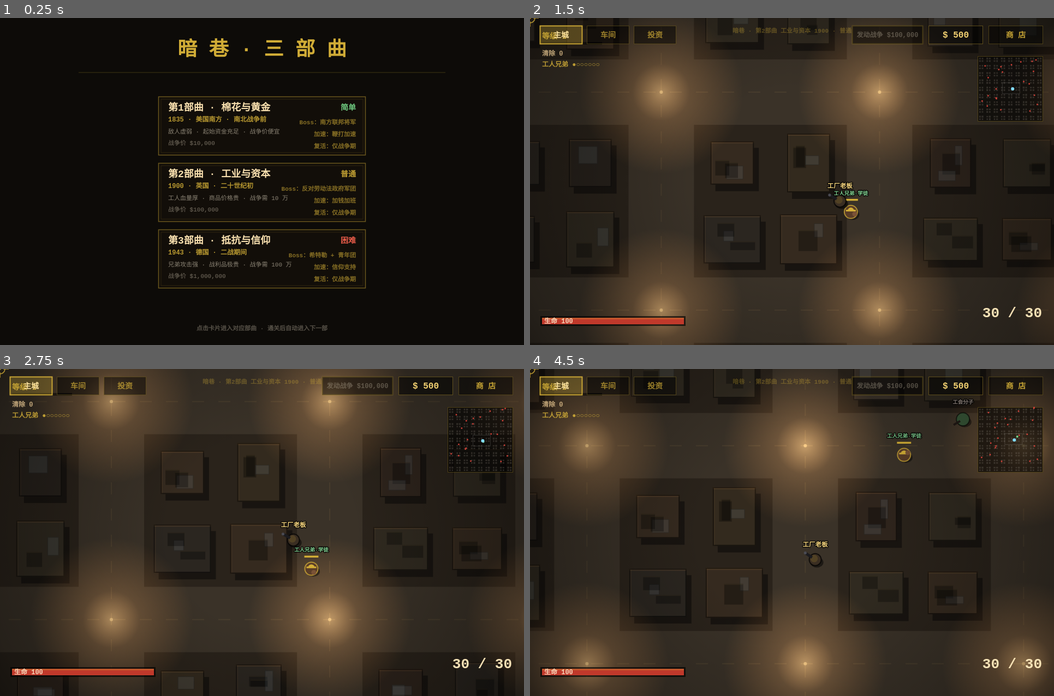
Above: before the commit, frames 1-4 (two rows, left to right).
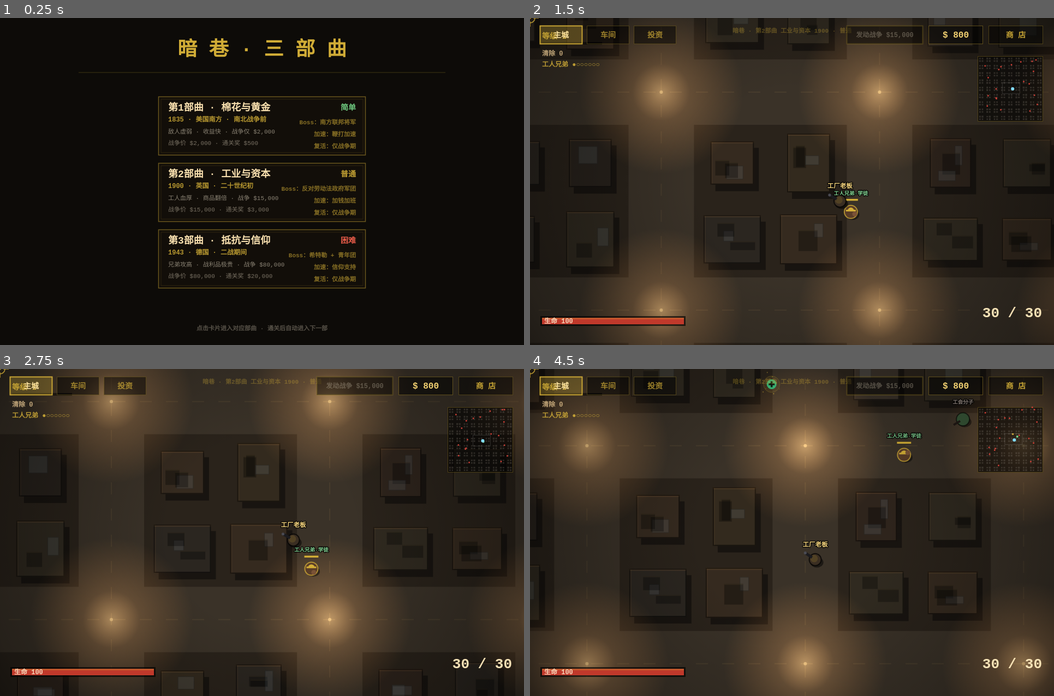
Above: after the commit, the same moments.

Repository: Hayes314/bad-bad-game
Game: browser game, page index.html
Same seed, same stepped clock (60 frames per second), same inputs: the game is played once before the commit and once after it.
Inputs (mouse positions are in pixels of both pictures, inside the frame that each line leads up to):
- Up to frame 1 (0.25 s): no input
- Up to frame 2 (1.5 s): click (792, 181) at 0.27 s; hold Right from 1.03 s (still down); tap X at 1.1 s
- Up to frame 3 (2.75 s): release Right at 1.53 s; hold Down 1.58-1.85 s; tap X at 1.6, 2.1, 2.6 s; hold Left 1.9-2.47 s; hold Up from 2.52 s (still down)
- Up to frame 4 (4.5 s): release Up at 2.82 s; hold Right 2.87-3.53 s; tap X at 3.1, 3.6, 4.1 s; hold Up 3.58-3.82 s; hold Left 3.87-4.3 s; hold Down from 4.35 s (still down)

The runs differ from the first frame. In frame 1, 0.7% of the frame differs, in the area x 35-56%, y 33-80%; in frame 2, 0.1%; in frame 3, 0.2%; in frame 4, 0.3%.

Commit message:
Refactor game mechanics and balance parameters
Adjusted various game parameters including transport time, node respawn rates, and enemy configurations. Updated ally attributes and modified the war system to include rollback functionality.

Diff:
--- a/index.html
+++ b/index.html
@@ -50,11 +50,16 @@
 
 const FARM_MAP_W = 1600, FARM_MAP_H = 1200;
 const SUBMAP_CENTER_X = FARM_MAP_W / 2, SUBMAP_CENTER_Y = FARM_MAP_H / 2;
-const TRANSPORT_TIME = 10, NODE_RESPAWN = 5;
+const TRANSPORT_TIME = 5;
+const NODE_COUNT = 20;
+const NODE_AMOUNT = 5;
+const NODE_RESPAWN = 4;
+const OFFLINE_RATE = 0.5;
 const WORKER_MAX_HP = 100;
 
 const CHAPTER_ORDER = ['south1835', 'britain', 'germany'];
 
+/* ================= 三部曲数据 ================= */
 const MODES = {
   south1835: {
     id: 'south1835', chapter: 1, difficulty: '简单',
@@ -62,11 +67,12 @@
     playerName: '老大', allyLabel: '黑人兄弟',
     allyNames: ['黑人兄弟·棉花田','黑人兄弟·铁匠','黑人兄弟·逃亡者','黑人兄弟·自由人','黑人兄弟·猎人','黑人兄弟·木匠','黑人兄弟·牧人'],
     diffMul: { hp: 0.7, dmg: 0.7 },
-    killMoney: { normal: 5, elite: 20 },
-    allyConfig: { maxHp: 90, atk: 16, speed: 280 },
+    killMoney: { normal: 10, elite: 40 },
+    allyConfig: { maxHp: 100, atk: 18, speed: 280 },
     allyPrice: 15,
-    warPrice: 10000,
-    startMoney: 100,
+    warPrice: 2000,
+    warReward: 500,
+    startMoney: 300,
     workerCollectTime: 1.0,
     enemyTemplates: [
       { id:'slavecatcher', name:'奴隶捕手', color:'#4a3a2e', hp:30, speed:[100,150], fire:[0.9,1.8], dmg:8, range:600 },
@@ -76,17 +82,17 @@
       { id:'gambler', name:'赌徒', color:'#5a2a4a', hp:25, speed:[160,220], fire:[1.0,1.8], dmg:6, range:480 }
     ],
     subMaps: {
-      farm: { name:'棉花农场', shortName:'农场', resourceName:'棉花', price:8, mapColor:'#22301e', nodeType:'farm' },
-      mine: { name:'金矿矿洞', shortName:'矿洞', resourceName:'金矿', price:15, mapColor:'#1c1c22', nodeType:'mine' }
+      farm: { name:'棉花农场', shortName:'农场', resourceName:'棉花', price:15, mapColor:'#22301e', nodeType:'farm' },
+      mine: { name:'金矿矿洞', shortName:'矿洞', resourceName:'金矿', price:30, mapColor:'#1c1c22', nodeType:'mine' }
     },
-    boost: { type:'whip', name:'鞭打加速', boostPerStack:0.20, maxStacks:5, duration:10, hpCost:10, cost:0, cooldown:0, color:[200,40,20] },
+    boost: { type:'whip', name:'鞭打加速', boostPerStack:0.25, maxStacks:5, duration:12, hpCost:8, cost:0, cooldown:0, color:[200,40,20] },
     boss: {
       name: '南方联邦将军',
       units: [
-        { name:'南方联邦将军', hp:3000, speed:80, dmg:20, range:700, color:'#8b1a1a', r:22, isMainBoss:true, count:1 }
+        { name:'南方联邦将军', hp:2500, speed:80, dmg:18, range:700, color:'#8b1a1a', r:22, isMainBoss:true, count:1 }
       ]
     },
-    feature: '敌人虚弱 · 起始资金充足 · 战争价便宜'
+    feature: '敌人虚弱 · 收益快 · 战争仅 $2,000'
   },
   britain: {
     id: 'britain', chapter: 2, difficulty: '普通',
@@ -94,11 +100,12 @@
     playerName: '工厂老板', allyLabel: '工人兄弟',
     allyNames: ['工人兄弟·纺织工','工人兄弟·机械师','工人兄弟·矿工','工人兄弟·码头工','工人兄弟·铁路工','工人兄弟·学徒','工人兄弟·工头'],
     diffMul: { hp: 1.0, dmg: 1.0 },
-    killMoney: { normal: 8, elite: 30 },
-    allyConfig: { maxHp: 120, atk: 14, speed: 260 },
-    allyPrice: 50,
-    warPrice: 100000,
-    startMoney: 500,
+    killMoney: { normal: 20, elite: 80 },
+    allyConfig: { maxHp: 140, atk: 16, speed: 260 },
+    allyPrice: 60,
+    warPrice: 15000,
+    warReward: 3000,
+    startMoney: 800,
     workerCollectTime: 0.9,
     enemyTemplates: [
       { id:'striker', name:'罢工者', color:'#5a2a2a', hp:35, speed:[90,140], fire:[1.0,1.8], dmg:8, range:600 },
@@ -108,17 +115,17 @@
       { id:'thug', name:'街头暴徒', color:'#5a3a2a', hp:30, speed:[150,200], fire:[0.8,1.5], dmg:6, range:480 }
     ],
     subMaps: {
-      farm: { name:'工厂车间', shortName:'车间', resourceName:'布匹', price:30, mapColor:'#2a2620', nodeType:'farm' },
-      mine: { name:'投资基地', shortName:'投资', resourceName:'股息', price:60, mapColor:'#1c1c22', nodeType:'mine' }
+      farm: { name:'工厂车间', shortName:'车间', resourceName:'布匹', price:40, mapColor:'#2a2620', nodeType:'farm' },
+      mine: { name:'投资基地', shortName:'投资', resourceName:'股息', price:100, mapColor:'#1c1c22', nodeType:'mine' }
     },
     boost: { type:'money', name:'加钱加班', boostPerStack:0.20, maxStacks:5, duration:10, hpCost:0, cost:50, cooldown:0, color:[212,175,55] },
     boss: {
       name: '反对劳动法政府军团',
       units: [
-        { name:'政府军', hp:150, speed:100, dmg:12, range:600, color:'#2a3a5a', r:13, isMainBoss:false, count:60 }
+        { name:'政府军', hp:100, speed:100, dmg:11, range:600, color:'#2a3a5a', r:13, isMainBoss:false, count:60 }
       ]
     },
-    feature: '工人血量厚 · 商品价格贵 · 战争需 10 万'
+    feature: '工人血厚 · 商品翻倍 · 战争 $15,000'
   },
   germany: {
     id: 'germany', chapter: 3, difficulty: '困难',
@@ -126,11 +133,12 @@
     playerName: 'USSR 卧底', allyLabel: '反纳粹兄弟',
     allyNames: ['反纳粹兄弟·裁缝','反纳粹兄弟·铁匠','反纳粹兄弟·教师','反纳粹兄弟·印刷工','反纳粹兄弟·医生','反纳粹兄弟·面包师','反纳粹兄弟·学生'],
     diffMul: { hp: 1.4, dmg: 1.4 },
-    killMoney: { normal: 10, elite: 40 },
-    allyConfig: { maxHp: 110, atk: 20, speed: 300 },
-    allyPrice: 30,
-    warPrice: 1000000,
-    startMoney: 1000,
+    killMoney: { normal: 35, elite: 150 },
+    allyConfig: { maxHp: 120, atk: 22, speed: 300 },
+    allyPrice: 40,
+    warPrice: 80000,
+    warReward: 20000,
+    startMoney: 1500,
     workerCollectTime: 0.7,
     enemyTemplates: [
       { id:'ss', name:'党卫军', color:'#1a1a1a', hp:55, speed:[80,120], fire:[1.0,1.9], dmg:10, range:620 },
@@ -140,18 +148,18 @@
       { id:'officer', name:'纳粹军官', color:'#1a1a2a', hp:70, speed:[60,90], fire:[1.3,2.2], dmg:12, range:660 }
     ],
     subMaps: {
-      farm: { name:'战场捡遗物', shortName:'战场', resourceName:'遗物', price:150, mapColor:'#2a2418', nodeType:'farm' },
-      mine: { name:'偷纳粹金库', shortName:'金库', resourceName:'黄金', price:300, mapColor:'#1a1610', nodeType:'mine' }
+      farm: { name:'战场捡遗物', shortName:'战场', resourceName:'遗物', price:200, mapColor:'#2a2418', nodeType:'farm' },
+      mine: { name:'偷纳粹金库', shortName:'金库', resourceName:'黄金', price:500, mapColor:'#1a1610', nodeType:'mine' }
     },
-    boost: { type:'faith', name:'信仰支持', boostPerStack:0.25, maxStacks:4, duration:8, hpCost:0, cost:0, cooldown:2, color:[200,100,60] },
+    boost: { type:'faith', name:'信仰支持', boostPerStack:0.30, maxStacks:4, duration:10, hpCost:0, cost:0, cooldown:1.5, color:[200,100,60] },
     boss: {
       name: '希特勒 + 青年团',
       units: [
-        { name:'希特勒', hp:5000, speed:70, dmg:25, range:700, color:'#1a1a1a', r:24, isMainBoss:true, count:1 },
-        { name:'青年团', hp:80, speed:140, dmg:8, range:480, color:'#5a3a2a', r:11, isMainBoss:false, count:70, speedBoost:0.4 }
+        { name:'希特勒', hp:4000, speed:70, dmg:22, range:700, color:'#1a1a1a', r:24, isMainBoss:true, count:1 },
+        { name:'青年团', hp:60, speed:160, dmg:7, range:480, color:'#5a3a2a', r:11, isMainBoss:false, count:70, speedBoost:0.4 }
       ]
     },
-    feature: '兄弟攻击强 · 战利品极贵 · 战争需 100 万'
+    feature: '兄弟攻高 · 战利品极贵 · 战争 $80,000'
   }
 };
 
@@ -172,6 +180,7 @@
 let warBosses = [];
 let reviveQueue = [];
 let maxAlliesWar = 120;
+let warSnapshot = null;
 
 const STICK_RADIUS = Math.min(64, Math.min(window.innerWidth, window.innerHeight) * 0.14);
 const moveStick = { active:false, id:null, baseX:0, baseY:0, curX:0, curY:0, dx:0, dy:0 };
@@ -182,18 +191,18 @@
 let enemies = [], bullets = [], particles = [], pickups = [], allies = [];
 let cam = { x:0, y:0 };
 let shake = 0, kills = 0, gameOver = false, hitFlash = 0, time = 0, last = 0;
-let respawnTimer = 0, combo = 0, comboTimer = 0, supplyTimer = 6;
+let respawnTimer = 0, combo = 0, comboTimer = 0, supplyTimer = 4;
 let autoTarget = null, autoTargetTimer = 0;
-let level = 1, xp = 0, xpNext = 8, upgradeUI = null, pausedForUpgrade = false;
+let level = 1, xp = 0, xpNext = 6, upgradeUI = null, pausedForUpgrade = false;
 
 const upgradePool = [
   { id:'dmg', name:'淬火铅弹', desc:'子弹伤害 +15%', apply:()=>player.bulletDmg*=1.15 },
   { id:'firerate', name:'快枪手', desc:'射速 +12%', apply:()=>player.fireRate*=0.88 },
-  { id:'magsize', name:'扩容弹袋', desc:'弹药容量 +6', apply:()=>{player.mag+=6;player.ammo=player.mag;} },
+  { id:'magsize', name:'扩容弹袋', desc:'弹药容量 +10', apply:()=>{player.mag+=10;player.ammo=player.mag;} },
   { id:'reload', name:'快速装填', desc:'装填速度 +20%', apply:()=>player.reloadTime*=0.8 },
-  { id:'speed', name:'轻快步履', desc:'移动速度 +10%', apply:()=>player.moveSpeed*=1.1 },
-  { id:'dashcd', name:'田野身法', desc:'冲刺冷却 -18%', apply:()=>player.dashMaxCd*=0.82 },
-  { id:'maxhp', name:'坚韧体魄', desc:'最大生命 +20', apply:()=>{player.maxHp+=20;player.hp+=20;} },
+  { id:'speed', name:'轻快步履', desc:'移动速度 +12%', apply:()=>player.moveSpeed*=1.12 },
+  { id:'dashcd', name:'田野身法', desc:'冲刺冷却 -20%', apply:()=>player.dashMaxCd*=0.8 },
+  { id:'maxhp', name:'坚韧体魄', desc:'最大生命 +30', apply:()=>{player.maxHp+=30;player.hp+=30;} },
   { id:'pickup', name:'拾荒手套', desc:'拾取范围 +40%', apply:()=>player.pickupRange*=1.4 },
   { id:'drone', name:'猎犬', desc:'获得一只猎犬', apply:()=>addDrone() },
   { id:'pierce', name:'穿甲弹', desc:'子弹可穿透 1 个敌人', apply:()=>player.pierce+=1 },
@@ -217,7 +226,7 @@
     speed: cfg.speed, angle:0,
     atk: cfg.atk,
     attackCd:0, hurt:0, dead:false, name: pick(mode.allyNames),
-    punchT:0, revivable: warActive, reviving: false
+    punchT:0, revivable: warActive
   };
 }
 
@@ -458,11 +467,11 @@
 
 function initSubMap(mapState, type) {
   mapState.nodes = [];
-  for (let i=0;i<16;i++) {
+  for (let i=0;i<NODE_COUNT;i++) {
     let x, y, tries = 0;
     do { x = rand(160, FARM_MAP_W-160); y = rand(160, FARM_MAP_H-160); tries++; }
     while (tries < 30 && dist(x,y,SUBMAP_CENTER_X,SUBMAP_CENTER_Y) < 180);
-    mapState.nodes.push({ x, y, r:16, amount:3, respawnTimer:0, type });
+    mapState.nodes.push({ x, y, r:16, amount:NODE_AMOUNT, respawnTimer:0, type });
   }
   mapState.lastUpdate = performance.now();
 }
@@ -540,7 +549,7 @@
   for (const a of mapState.allies) {
     a.bob += dt*6;
     if (a.hurtT > 0) a.hurtT -= dt;
-    if (a.hp < a.maxHp) a.hp = Math.min(a.maxHp, a.hp + 3*dt);
+    if (a.hp < a.maxHp) a.hp = Math.min(a.maxHp, a.hp + 4*dt);
 
     if (a.state === 'idle') {
       let nearest = null, nd = Infinity;
@@ -556,7 +565,7 @@
       if (d < a.r + a.targetNode.r + 4) { a.state = 'collecting'; a.collectTimer = collectTime; }
       else {
         const ang = Math.atan2(a.targetNode.y-a.y, a.targetNode.x-a.x);
-        const spd = 130*speedMult;
+        const spd = 150*speedMult;
         a.x += Math.cos(ang)*spd*dt; a.y += Math.sin(ang)*spd*dt; a.angle = ang;
       }
     } else if (a.state === 'collecting') {
@@ -580,7 +589,7 @@
   }
 
   for (const n of mapState.nodes) {
-    if (n.amount <= 0) { n.respawnTimer -= dt; if (n.respawnTimer <= 0) n.amount = 3; }
+    if (n.amount <= 0) { n.respawnTimer -= dt; if (n.respawnTimer <= 0) n.amount = NODE_AMOUNT; }
   }
 }
 
@@ -588,10 +597,10 @@
   const now = performance.now();
   const elapsed = (now - mapState.lastUpdate) / 1000;
   if (elapsed > 0.05) {
-    mapState.warehouse += mapState.allies.length * 0.30 * elapsed;
+    mapState.warehouse += mapState.allies.length * OFFLINE_RATE * elapsed;
     mapState.boostStacks = 0; mapState.boostTimer = 0; mapState.boostCooldown = 0;
     for (const n of mapState.nodes) {
-      if (n.amount <= 0) { n.respawnTimer -= elapsed; if (n.respawnTimer <= 0) n.amount = 3; }
+      if (n.amount <= 0) { n.respawnTimer -= elapsed; if (n.respawnTimer <= 0) n.amount = NODE_AMOUNT; }
     }
   }
   mapState.lastUpdate = now;
@@ -637,6 +646,21 @@
 /* ================= 发动战争 ================= */
 function startWar() {
   if (warActive || money < mode.warPrice || gameOver) return;
+
+  // 快照关键数据，用于战争失败时回滚
+  warSnapshot = {
+    money: money - mode.warPrice,
+    level, xp, xpNext,
+    playerHp: player.hp, playerMaxHp: player.maxHp,
+    playerDmg: player.bulletDmg, playerFireRate: player.fireRate,
+    playerMag: player.mag, playerMoveSpeed: player.moveSpeed,
+    playerDashCd: player.dashMaxCd, playerPierce: player.pierce,
+    droneCount: player.drones.length,
+    allyCount: allies.length,
+    farmAllies: farm.allies.length, mineAllies: mine.allies.length,
+    farmWarehouse: farm.warehouse, mineWarehouse: mine.warehouse
+  };
+
   money -= mode.warPrice;
 
   const farmCount = farm.allies.length;
@@ -709,7 +733,7 @@
   }
 }
 
-/* ================= 复活系统（只在战争中生效） ================= */
+/* ================= 复活系统（仅战争期） ================= */
 function queueRevive(deadEntity) {
   if (!warActive) return;
   reviveQueue.push({
@@ -736,6 +760,48 @@
   }
 }
 
+/* ================= 战争失败回滚 ================= */
+function rollbackWar() {
+  if (!warSnapshot) return;
+  money = warSnapshot.money;
+  level = warSnapshot.level;
+  xp = warSnapshot.xp;
+  xpNext = warSnapshot.xpNext;
+  player.hp = warSnapshot.playerHp;
+  player.maxHp = warSnapshot.playerMaxHp;
+  player.bulletDmg = warSnapshot.playerDmg;
+  player.fireRate = warSnapshot.playerFireRate;
+  player.mag = warSnapshot.playerMag;
+  player.ammo = player.mag;
+  player.moveSpeed = warSnapshot.playerMoveSpeed;
+  player.dashMaxCd = warSnapshot.playerDashCd;
+  player.pierce = warSnapshot.playerPierce;
+  player.drones = [];
+  for (let i=0;i<warSnapshot.droneCount;i++) addDrone();
+
+  allies = [];
+  for (let i=0;i<Math.min(warSnapshot.allyCount, MAX_ALLIES);i++) addAlly();
+  for (let i=0;i<warSnapshot.farmAllies;i++) farm.allies.push(makeWorker());
+  for (let i=0;i<warSnapshot.mineAllies;i++) mine.allies.push(makeWorker());
+  farm.warehouse = warSnapshot.farmWarehouse;
+  mine.warehouse = warSnapshot.mineWarehouse;
+
+  warActive = false;
+  warCleared = false;
+  warClearTimer = 0;
+  warBosses = [];
+  reviveQueue = [];
+  warSnapshot = null;
+  gameOver = false;
+  pausedForUpgrade = false;
+  upgradeUI = null;
+
+  enemies = [];
+  bullets = [];
+  respawnTimer = 0;
+  for (let i=0;i<20;i++) spawnEnemy();
+}
+
 /* ================= 通关检测 ================= */
 function checkWarClear() {
   if (!warActive || warCleared) return;
@@ -743,6 +809,7 @@
     warCleared = true;
     warClearTimer = 3.0;
     shake = 20;
+    money += mode.warReward;
     for (let i=0;i<80;i++) {
       spawnParticle(player.x+rand(-100,100), player.y+rand(-100,100),
         rand(0,Math.PI*2), rand(100,500), i%3?'212,175,55':'255,240,180', rand(0.5,1.2), rand(2,5));
@@ -867,7 +934,9 @@
 
   if (gameOver && currentMap === 'city') {
     if (warActive) {
-      if (x > W/2-150 && x < W/2+150 && y > H/2+80 && y < H/2+130) init();
+      if (x > W/2-150 && x < W/2+150 && y > H/2+80 && y < H/2+130) {
+        rollbackWar();
+      }
     } else {
       if (x > W/2-130 && x < W/2+130 && y > H/2+40 && y < H/2+120) init();
     }
@@ -943,9 +1012,9 @@
     if (pointInBuilding(x, y)) continue;
     if (dist(x,y,player.x,player.y) < 780) continue;
     let e = makeEnemy(x, y);
-    if (level >= 30 && Math.random() < 0.08) {
+    if (level >= 20 && Math.random() < 0.10) {
       e.isElite = true;
-      e.hp *= rand(5,7); e.maxHp = e.hp; e.speed *= 1.3; e.r = 16;
+      e.hp *= rand(4,6); e.maxHp = e.hp; e.speed *= 1.3; e.r = 16;
     }
     enemies.push(e);
     return;
@@ -1018,10 +1087,8 @@
     kills++; combo++; comboTimer = 2.2;
     shake = Math.max(shake, e.isElite?14:7);
     if (!e.isBoss) {
-      gainXP(e.isElite?12:3);
+      gainXP(e.isElite?15:4);
       money += e.isElite ? mode.killMoney.elite : mode.killMoney.normal;
-    } else if (e.isMainBoss) {
-      money += 500;
     }
 
     const n = e.isElite?30:18;
@@ -1047,7 +1114,7 @@
 
 function gainXP(n) {
   xp += n;
-  while (xp >= xpNext) { xp -= xpNext; level++; xpNext = Math.floor(xpNext*1.35+4); triggerUpgrade(); }
+  while (xp >= xpNext) { xp -= xpNext; level++; xpNext = Math.floor(xpNext*1.30+5); triggerUpgrade(); }
 }
 
 function triggerUpgrade() {
@@ -1388,7 +1455,6 @@
   for (let i=allies.length-1;i>=0;i--) {
     const a = allies[i];
     if (a.dead) {
-      // 只在战争时触发复活
       if (warActive) queueRevive(a);
       allies.splice(i, 1);
     }
@@ -1422,11 +1488,11 @@
     const cap = isTouchMode ? 34 : 55;
     const maxEnemies = Math.min(20 + Math.floor(level/2), cap);
     if (!warActive && respawnTimer <= 0 && enemies.length < maxEnemies) {
-      respawnTimer = Math.max(0.6, 1.6 - level*0.02);
+      respawnTimer = Math.max(0.4, 1.0 - level*0.015);
       spawnEnemy();
     }
     supplyTimer -= dt;
-    if (!warActive && supplyTimer <= 0) { supplyTimer = rand(9,16); spawnSupply(); }
+    if (!warActive && supplyTimer <= 0) { supplyTimer = rand(7,12); spawnSupply(); }
   }
 
   if (comboTimer > 0) { comboTimer -= dt; if (comboTimer <= 0) combo = 0; }
@@ -1526,7 +1592,7 @@
     ctx.fillText(m.feature, c.x+18, c.y+c.h*0.60);
 
     ctx.fillStyle = 'rgba(200,190,170,0.55)';
-    ctx.fillText('战争价 $'+m.warPrice.toLocaleString(), c.x+18, c.y+c.h*0.80);
+    ctx.fillText('战争价 $'+m.warPrice.toLocaleString()+' · 通关奖 $'+m.warReward.toLocaleString(), c.x+18, c.y+c.h*0.80);
 
     ctx.textAlign = 'right';
     const diffColors = { '简单':'rgba(120,220,140,0.9)', '普通':'rgba(212,175,55,0.9)', '困难':'rgba(255,100,80,0.9)' };
@@ -1916,7 +1982,7 @@
   ctx.fillText('商 店', shopBtnX+shopBtnW/2, shopBtnY+shopBtnH/2+1);
 
   if (currentMap === 'city' && !warActive && !gameOver) {
-    const warBtnW = 130, warBtnH = 34;
+    const warBtnW = 140, warBtnH = 34;
     const warBtnX = W - 240 - warBtnW;
     const canWar = money >= mode.warPrice;
     if (canWar) {
@@ -2067,13 +2133,14 @@
       ctx.fillStyle = 'rgba(255,100,80,0.95)';
       const fs = Math.min(52, W*0.11);
       ctx.font = 'bold '+fs+'px "Courier New", monospace';
-      ctx.fillText('战争中倒下', W/2, H/2-40);
+      ctx.fillText('战争中倒下', W/2, H/2-50);
       ctx.fillStyle = 'rgba(255,220,190,0.85)';
-      ctx.font = 'bold '+Math.min(18, W*0.044)+'px "Courier New", monospace';
-      ctx.fillText('点击重新挑战本关', W/2, H/2+20);
+      ctx.font = 'bold '+Math.min(17, W*0.042)+'px "Courier New", monospace';
+      ctx.fillText('进度将回滚到战争前', W/2, H/2+10);
+      ctx.fillText('（保留等级、金钱、兄弟与仓库）', W/2, H/2+40);
       ctx.fillStyle = 'rgba(255,255,255,'+(0.4+Math.sin(time*4)*0.3).toFixed(2)+')';
       ctx.font = 'bold '+Math.min(16, W*0.040)+'px "Courier New", monospace';
-      ctx.fillText('(将损失此战进度)', W/2, H/2+60);
+      ctx.fillText('点击重新挑战', W/2, H/2+90);
     } else {
       ctx.fillStyle = 'rgba(212,175,55,0.95)';
       const fs = Math.min(58, W*0.12);
@@ -2095,14 +2162,17 @@
     ctx.fillStyle = 'rgba(255,220,120,'+pulse.toFixed(2)+')';
     const fs = Math.min(60, W*0.13);
     ctx.font = 'bold '+fs+'px "Courier New", monospace';
-    ctx.fillText('战争胜利', W/2, H/2-30);
+    ctx.fillText('战争胜利', W/2, H/2-50);
     ctx.fillStyle = 'rgba(255,230,180,0.9)';
     ctx.font = 'bold '+Math.min(20, W*0.05)+'px "Courier New", monospace';
-    ctx.fillText('第'+mode.chapter+'部曲 · '+mode.title+' 通关', W/2, H/2+20);
+    ctx.fillText('第'+mode.chapter+'部曲 · '+mode.title+' 通关', W/2, H/2);
+    ctx.fillStyle = 'rgba(120,220,140,0.95)';
+    ctx.font = 'bold '+Math.min(18, W*0.045)+'px "Courier New", monospace';
+    ctx.fillText('奖励 +$'+mode.warReward.toLocaleString(), W/2, H/2+40);
     ctx.fillStyle = 'rgba(255,240,200,0.7)';
     ctx.font = 'bold '+Math.min(15, W*0.038)+'px "Courier New", monospace';
     const nextText = mode.chapter < 3 ? '即将自动进入下一部曲…' : '全部通关！';
-    ctx.fillText(nextText, W/2, H/2+70);
+    ctx.fillText(nextText, W/2, H/2+80);
   }
 
   ctx.restore();
@@ -2116,9 +2186,9 @@
   const boost = mode.boost;
 
   const infoY = 60;
-  ctx.fillStyle = 'rgba(0,0,0,0.55)'; ctx.fillRect(W/2-150, infoY, 300, 44);
+  ctx.fillStyle = 'rgba(0,0,0,0.55)'; ctx.fillRect(W/2-160, infoY, 320, 44);
   ctx.strokeStyle = 'rgba(212,175,55,0.4)'; ctx.lineWidth = 1;
-  ctx.strokeRect(W/2-150+0.5, infoY+0.5, 299, 43);
+  ctx.strokeRect(W/2-160+0.5, infoY+0.5, 319, 43);
 
   ctx.textAlign = 'center'; ctx.textBaseline = 'middle';
   ctx.font = 'bold 14px "Courier New", monospace';
@@ -2127,7 +2197,7 @@
 
   ctx.font = 'bold 13px "Courier New", monospace';
   ctx.fillStyle = 'rgba(255,240,200,0.9)';
-  ctx.fillText('仓库: '+Math.floor(mapState.warehouse)+' '+cfg.resourceName+'  ·  $'+cfg.price+'/单位 · 兄弟: '+mapState.allies.length+' 人', W/2, infoY+32);
+  ctx.fillText('仓库: '+Math.floor(mapState.warehouse)+' '+cfg.resourceName+' · $'+cfg.price+'/单位 · 兄弟: '+mapState.allies.length, W/2, infoY+32);
 
   const boostBtnW = Math.min(280, W*0.58);
   const boostBtnH = 50;
@@ -2161,9 +2231,10 @@
   ctx.font = 'bold 10px "Courier New", monospace';
   ctx.fillStyle = 'rgba(255,210,190,0.7)';
   let subText = '';
-  if (boost.type === 'whip') subText = '全体兄弟 -'+boost.hpCost+' 血 · 可叠至 +'+(boost.maxStacks*boost.boostPerStack*100)+'%';
-  else if (boost.type === 'money') subText = '花费 $'+boost.cost+' · 可叠至 +'+(boost.maxStacks*boost.boostPerStack*100)+'%';
-  else if (boost.type === 'faith') subText = '无代价 · '+boost.cooldown+'秒冷却 · 可叠至 +'+(boost.maxStacks*boost.boostPerStack*100)+'%';
+  const maxPct = boost.maxStacks*boost.boostPerStack*100;
+  if (boost.type === 'whip') subText = '全体兄弟 -'+boost.hpCost+' 血 · 可叠至 +'+maxPct+'%';
+  else if (boost.type === 'money') subText = '花费 $'+boost.cost+' · 可叠至 +'+maxPct+'%';
+  else if (boost.type === 'faith') subText = '无代价 · '+boost.cooldown+'秒冷却 · 可叠至 +'+maxPct+'%';
   ctx.fillText(subText, W/2, boostBtnY+35);
 
   const btnW = Math.min(180, W*0.4), btnH = 48;
@@ -2191,7 +2262,7 @@
   ctx.font = 'bold 11px "Courier New", monospace';
   ctx.fillStyle = 'rgba(200,190,170,0.5)';
   ctx.textAlign = 'center';
-  ctx.fillText('兄弟在资源点采集 · 每次 '+mode.workerCollectTime.toFixed(1)+' 秒 · 运送需 10 秒', W/2, H-16);
+  ctx.fillText('兄弟采集 '+mode.workerCollectTime.toFixed(1)+' 秒/次 · 运送 '+TRANSPORT_TIME+' 秒 · 每点 '+NODE_AMOUNT+' 单位', W/2, H-16);
   ctx.restore();
 }
 
@@ -2412,15 +2483,15 @@
   enemies = []; bullets = []; particles = []; pickups = []; allies = []; decals = [];
   kills = 0; combo = 0; comboTimer = 0;
   shake = 0; hitFlash = 0; time = 0;
-  gameOver = false; respawnTimer = 0; supplyTimer = 6;
+  gameOver = false; respawnTimer = 0; supplyTimer = 4;
   pausedForUpgrade = false; upgradeUI = null;
   autoTarget = null; autoTargetTimer = 0;
   money = mode.startMoney; shopOpen = false; transports = [];
   currentMap = 'city';
   warActive = false; warCleared = false; warClearTimer = 0;
-  warBosses = []; reviveQueue = [];
-
-  level = 1; xp = 0; xpNext = 8;
+  warBosses = []; reviveQueue = []; warSnapshot = null;
+
+  level = 1; xp = 0; xpNext = 6;
 
   player.x = WORLD/2; player.y = WORLD/2;
   player.vx = player.vy = 0;
@@ -2447,7 +2518,7 @@
 
   resetSticks();
   addAlly(player.x+46, player.y+10);
-  for (let i=0;i<22;i++) spawnEnemy();
+  for (let i=0;i<20;i++) spawnEnemy();
   last = performance.now();
 }
 
